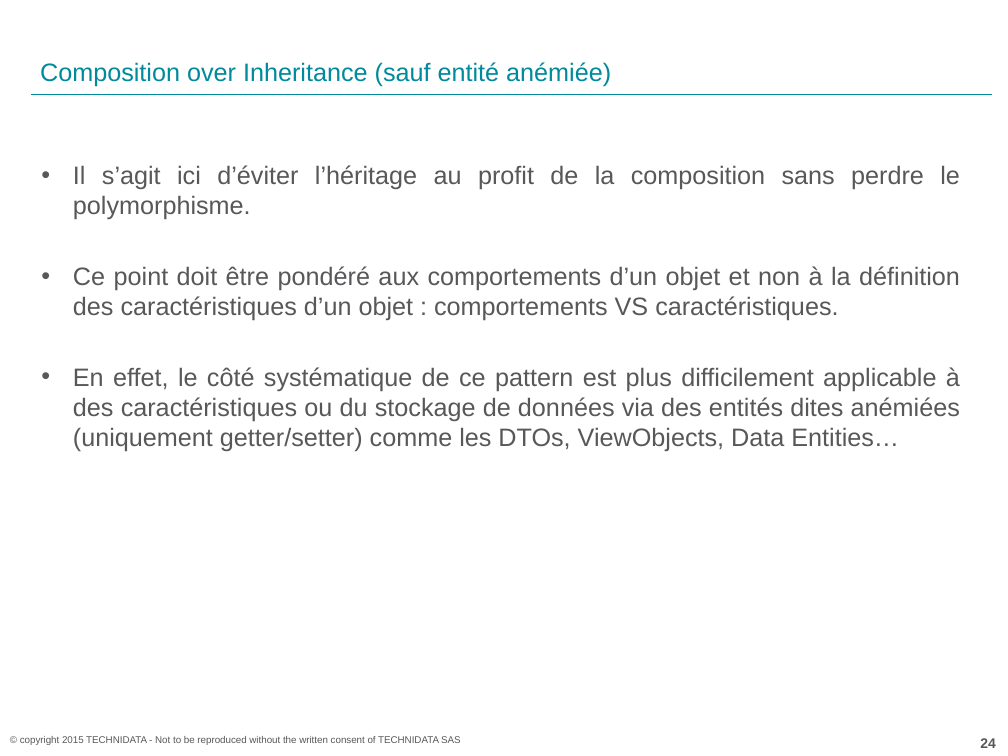
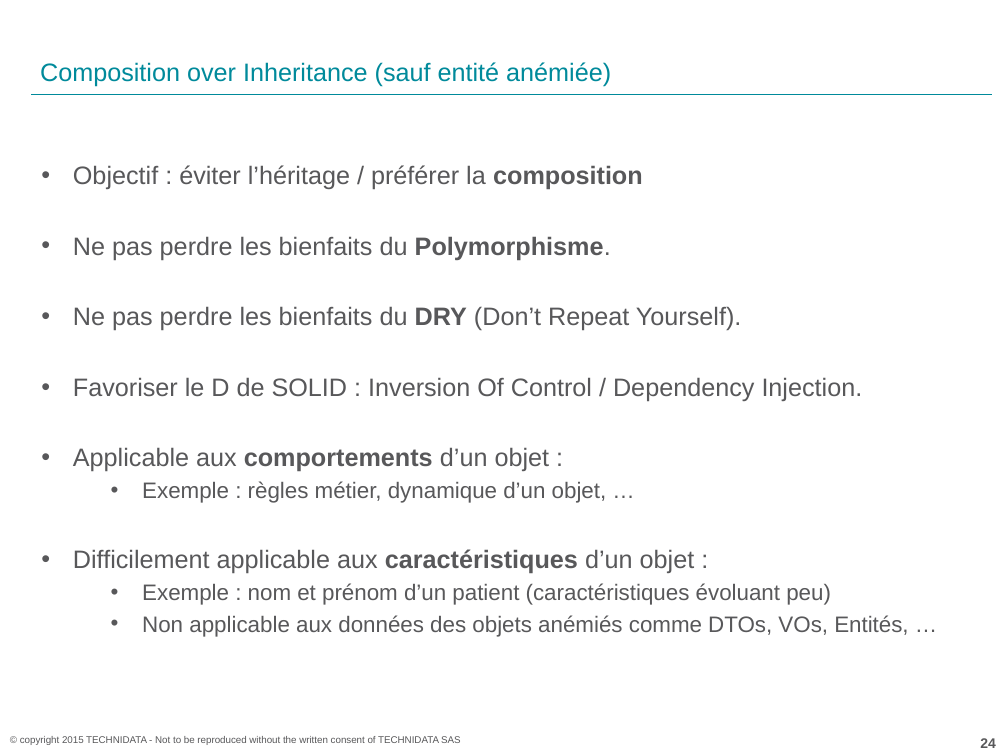
Before and after one commit to acoudene/ObjectCalisthenics, a slide deck: slide 24 of ObjectCalisthenics.pptx. Drawn at 1008x756 pixels with LibreOffice and Linux fonts; fonts in the diff are those of the drawing; background and template pictures are left out. Boxes give left, top, right and bottom in pixels: in the first picture for what was removed or moved away, otherwise in the second. Text is boxed around its words. In the diff, an @@ line names an element or a change of style, - is before the commit and + after.

```diff
--- a/ObjectCalisthenics.pptx
+++ b/ObjectCalisthenics.pptx
@@ text at <box>73,165,908,637</box>: text changed @@
-• Il s’agit ici d’éviter l’héritage au profit de la composition sans perdre le polymorphisme.
-• Ce point doit être pondéré aux comportements d’un objet et non à la définition des caractéristiques d’un objet : comportements VS caractéristiques.
-• En effet, le côté systématique de ce pattern est plus difficilement applicable à des caractéristiques ou du stockage de données via des entités dites anémiées (uniquement getter/setter) comme les DTOs, ViewObjects, Data Entities…
+• Objectif : éviter l’héritage / préférer la composition
+• Ne pas perdre les bienfaits du Polymorphisme.
+• Ne pas perdre les bienfaits du DRY (Don’t Repeat Yourself).
+• Favoriser le D de SOLID : Inversion Of Control / Dependency Injection.
+• Applicable aux comportements d’un objet :
+  • Exemple : règles métier, dynamique d’un objet, …
+• Difficilement applicable aux caractéristiques d’un objet :
+  • Exemple : nom et prénom d’un patient (caractéristiques évoluant peu)
+  • Non applicable aux données des objets anémiés comme DTOs, VOs, Entités, …
```
Also in this commit, not shown: 21 other slides changed.
